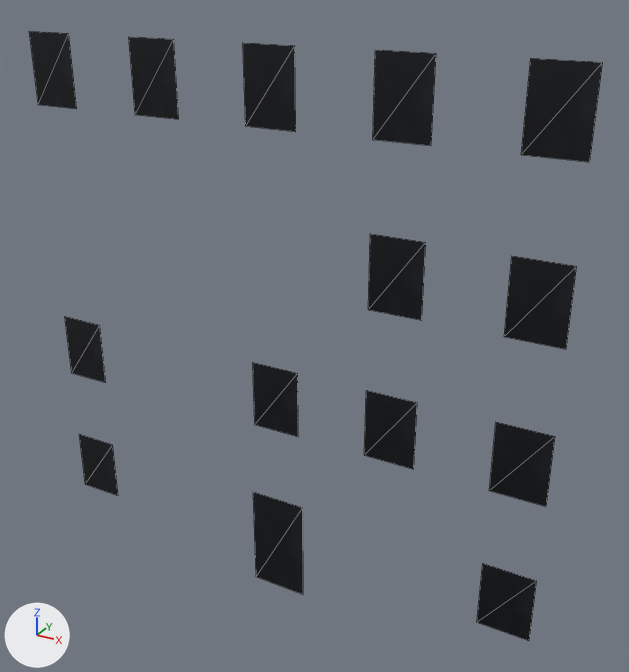
The OBJ model resources/blender/zombie_street/Street_BlockR1_Glass.obj, before and after one commit.
Before and after are seen from a camera (50 mm lens) standing at (8.46, -13.94, 12.79) and looking at (0.65, 0.27, 5.69). The axes (+X, +Y, +Z) are drawn at lower left. The lights are the same throughout. The older version comes first. Mesh edges are drawn as thin lines. Where no turn or scale is listed for an object, it has been applied to the vertices.

The older version as bpy lines, for what is in view:
```python
me_street_blockr1_glass = bpy.data.meshes.new('Street_BlockR1_Glass')
me_street_blockr1_glass.from_pydata(...)  # 56 vertices, 28 faces; spans x -5.74..5.74, y -0.23..-0.22, z -0.52..11.33
me_street_blockr1_glass.materials.append(mat_windowglass)  # picture img_windowglassdark_png
ob_street_blockr1_glass = bpy.data.objects.new('Street_BlockR1_Glass', me_street_blockr1_glass)
ob_street_blockr1_glass.location = (0.0, 0.0, 0.0)
```
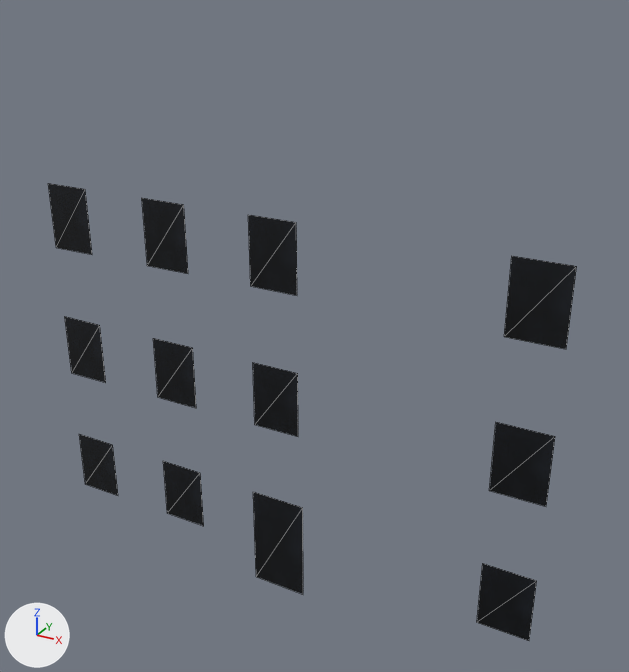
Changed parts and their boxes (x1, y1, x2, y2) in the pictures (629 x 672 px; the box of a moved part takes in the faces that stretch with it):
'Street_BlockR1_Glass', reshaped (8% narrower, 25% shorter)
    before: (29, 31, 603, 641)
    after: (48, 183, 577, 641)
part 1 of me_street_blockr1_glass, moved or reshaped
    before: (29, 31, 77, 109)
    after: (48, 183, 92, 255)
part 2 of me_street_blockr1_glass, moved or reshaped
    before: (365, 390, 417, 469)
    after: (163, 461, 204, 526)
part 3 of me_street_blockr1_glass, moved or reshaped
    before: (129, 37, 179, 119)
    after: (153, 338, 196, 408)
part 4 of me_street_blockr1_glass, moved or reshaped
    before: (368, 234, 426, 320)
    after: (142, 198, 188, 274)
part 5 of me_street_blockr1_glass, moved or reshaped
    before: (243, 43, 296, 132)
    after: (248, 215, 297, 295)
part 6 of me_street_blockr1_glass, deleted
    before: (373, 50, 436, 146)
part 7 of me_street_blockr1_glass, deleted
    before: (521, 58, 603, 162)

The change in detail:
me_street_blockr1_glass is used by ob_street_blockr1_glass; location (0.0, 0.0, 0.0).
me_street_blockr1_glass had 56 vertices, 28 faces and spanned x -5.74..5.74, y -0.23..-0.22, z -0.52..11.33.
me_street_blockr1_glass now has 48 vertices, 24 faces and spans x -5.74..5.74, y -0.23..-0.22, z -0.52..8.18.
me_street_blockr1_glass part 1: the loose piece of 4 vertices spanning x -5.74..-4.66, y -0.22, z 9.86..11.33 is moved by (0.0, 0.0, -3.15).
me_street_blockr1_glass part 2: the loose piece of 4 vertices spanning x 2.07..3.13, y -0.22, z 3.56..5.03 is moved by (-5.2, 0.0, -3.15).
me_street_blockr1_glass part 3: the loose piece of 4 vertices spanning x -3.13..-2.07, y -0.22, z 9.86..11.33 is moved by (0.0, 0.0, -6.3).
me_street_blockr1_glass part 4: the loose piece of 4 vertices spanning x 2.07..3.13, y -0.22, z 6.71..8.18 is moved by (-5.2, 0.0, 0.0).
me_street_blockr1_glass part 5: the loose piece of 4 vertices spanning x -0.54..0.54, y -0.22, z 9.86..11.33 is moved by (0.0, 0.0, -3.15).
me_street_blockr1_glass part 6: the loose piece of 4 vertices spanning x 2.07..3.13, y -0.22, z 9.86..11.33 is deleted.
me_street_blockr1_glass part 7: the loose piece of 4 vertices spanning x 4.66..5.74, y -0.22, z 9.86..11.33 is deleted.
